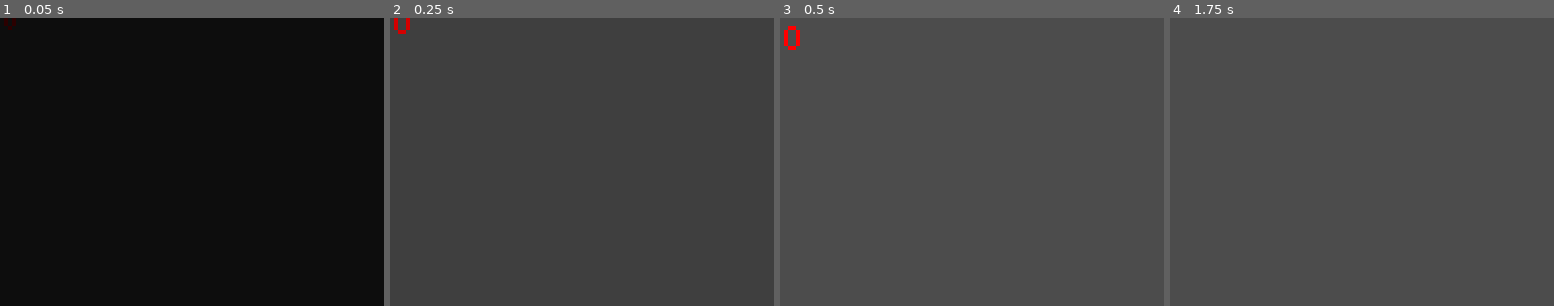
Above: before the commit, frames 1-4 (left to right).
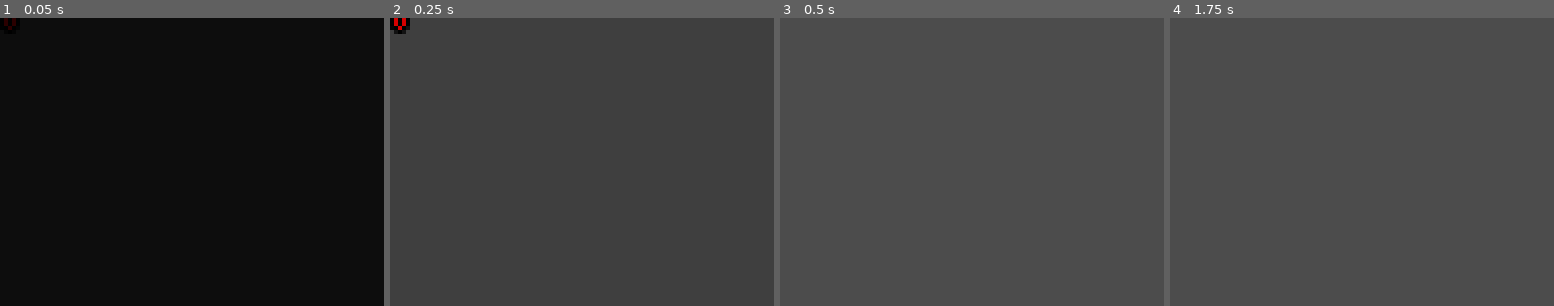
Above: after the commit, the same moments.

Repository: Byteron/ludum-dare-44
Game: Godot game, scene res://source/interface/PopLabel.tscn
Same seed, same stepped clock (60 frames per second), same inputs: the game is played once before the commit and once after it. This scene is started directly instead of the project's main scene.
Inputs (mouse positions are % of the whole screen's width and height, from its top left):
- Up to frame 1 (0.05 s): no input
- Up to frame 2 (0.25 s): no input
- Up to frame 3 (0.5 s): no input
- Up to frame 4 (1.75 s): move the mouse to (72, 45) at 0.52 s; press the mouse at (72, 45) at 0.53 s; tap Enter at 1.25 s; move the mouse to (30, 55) at 1.27 s; release the mouse at (30, 55) at 1.28 s; click (30, 55) at 1.35 s
The pictures show only the part of the screen within x 0-50%, y 0-50%; the shares and areas given below are measured in that part.

The runs differ from the first frame. In frame 2, 0.2% of the frame differs, in the area x 0-6%, y 0-6%; in frame 3, 0.2%; in frame 4, nothing differs.

Commit message:
outline for PopupLabel

Diff:
--- /dev/null
+++ b/fonts/poco/PocoOutlined.tres
@@ -0,0 +1,11 @@
+[gd_resource type="DynamicFont" load_steps=2 format=2]
+
+[ext_resource path="res://fonts/poco/Poco.ttf" type="DynamicFontData" id=1]
+
+[resource]
+size = 10
+outline_size = 1
+outline_color = Color( 0, 0, 0, 1 )
+use_mipmaps = true
+extra_spacing_top = -4
+font_data = ExtResource( 1 )
--- a/source/interface/PopLabel.tscn
+++ b/source/interface/PopLabel.tscn
@@ -1,15 +1,15 @@
-[gd_scene load_steps=3 format=2]
+[gd_scene load_steps=4 format=2]
 
 [ext_resource path="res://source/interface/PopLabel.gd" type="Script" id=1]
 [ext_resource path="res://assets/interface/theme.tres" type="Theme" id=2]
+[ext_resource path="res://fonts/poco/PocoOutlined.tres" type="DynamicFont" id=3]
 
 [node name="PopLabel" type="Control"]
 script = ExtResource( 1 )
 text = "100"
 tint = Color( 1, 0, 0, 1 )
-final_scale = Vector2( 1.2, 1.2 )
+final_scale = Vector2( 1, 1 )
 float_distance = 40.0
-duration = 0.35
 
 [node name="Tween" type="Tween" parent="."]
 
@@ -23,6 +23,7 @@
 margin_right = 35.0
 margin_bottom = 7.0
 theme = ExtResource( 2 )
+custom_fonts/font = ExtResource( 3 )
 text = "My Text"
 align = 1
 valign = 1
--- a/source/interface/hud/TopPanel.gd
+++ b/source/interface/hud/TopPanel.gd
@@ -2,6 +2,7 @@
 
 onready var tween = $Tween
 onready var budget_progress = $HBoxContainer/BugdetProgress
+onready var budget_label = $HBoxContainer/VBoxContainer/Label
 
 func set_max_budget(max_budget):
 	budget_progress.max_value = max_budget
@@ -15,5 +16,7 @@
 		color = Color("00FF00")
 
 	budget_progress.value = new_budget
+	budget_label.text = "%s$" % Helper.beautify_number(new_budget)
+
 	tween.interpolate_property(budget_progress, "modulate", color, Color("FFFFFF"), 0.25, Tween.TRANS_SINE, Tween.EASE_OUT)
 	tween.start()
--- a/source/interface/hud/TopPanel.tscn
+++ b/source/interface/hud/TopPanel.tscn
@@ -28,7 +28,7 @@
 [node name="Tween" type="Tween" parent="."]
 
 [node name="HBoxContainer" type="HBoxContainer" parent="."]
-margin_left = 2.0
+margin_left = 3.0
 margin_top = 2.0
 margin_right = 188.0
 margin_bottom = 17.0
